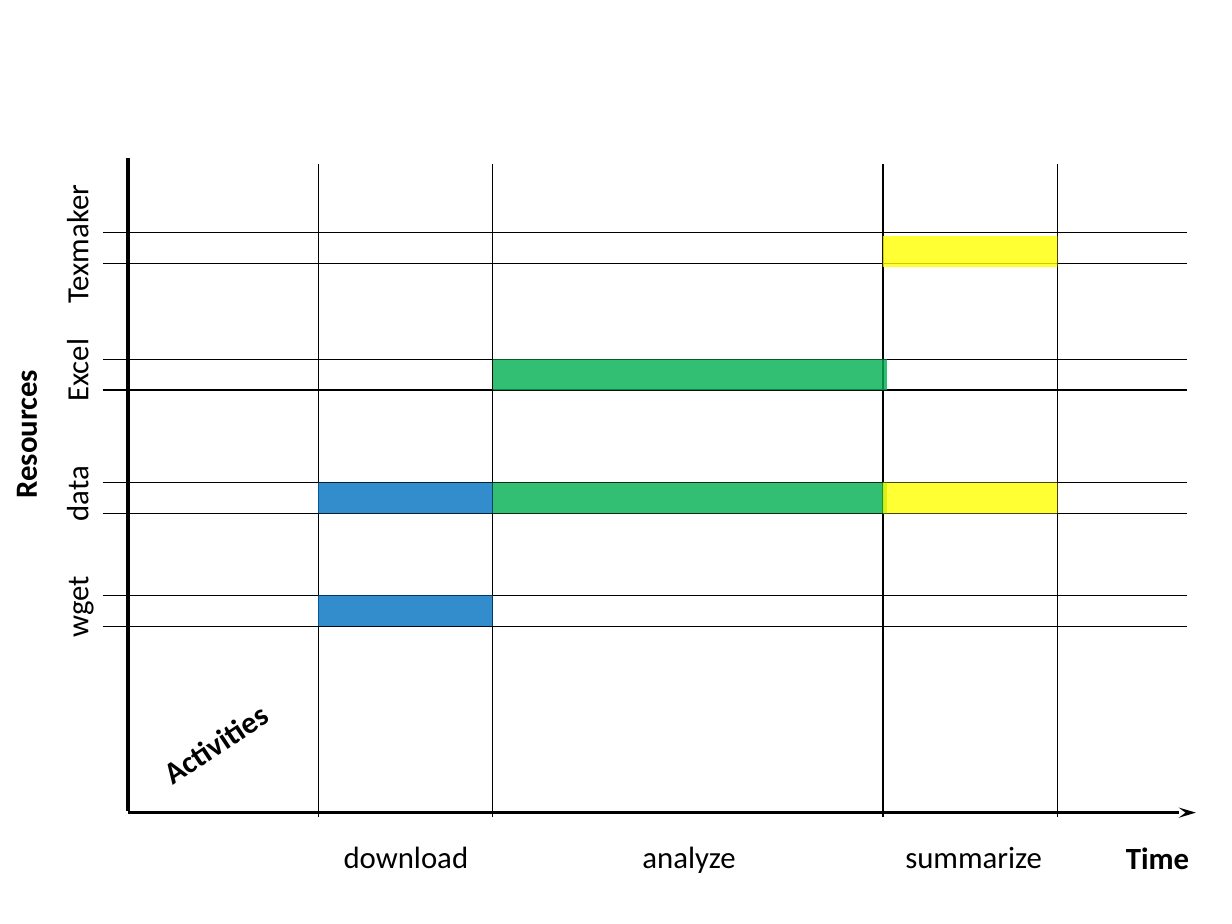
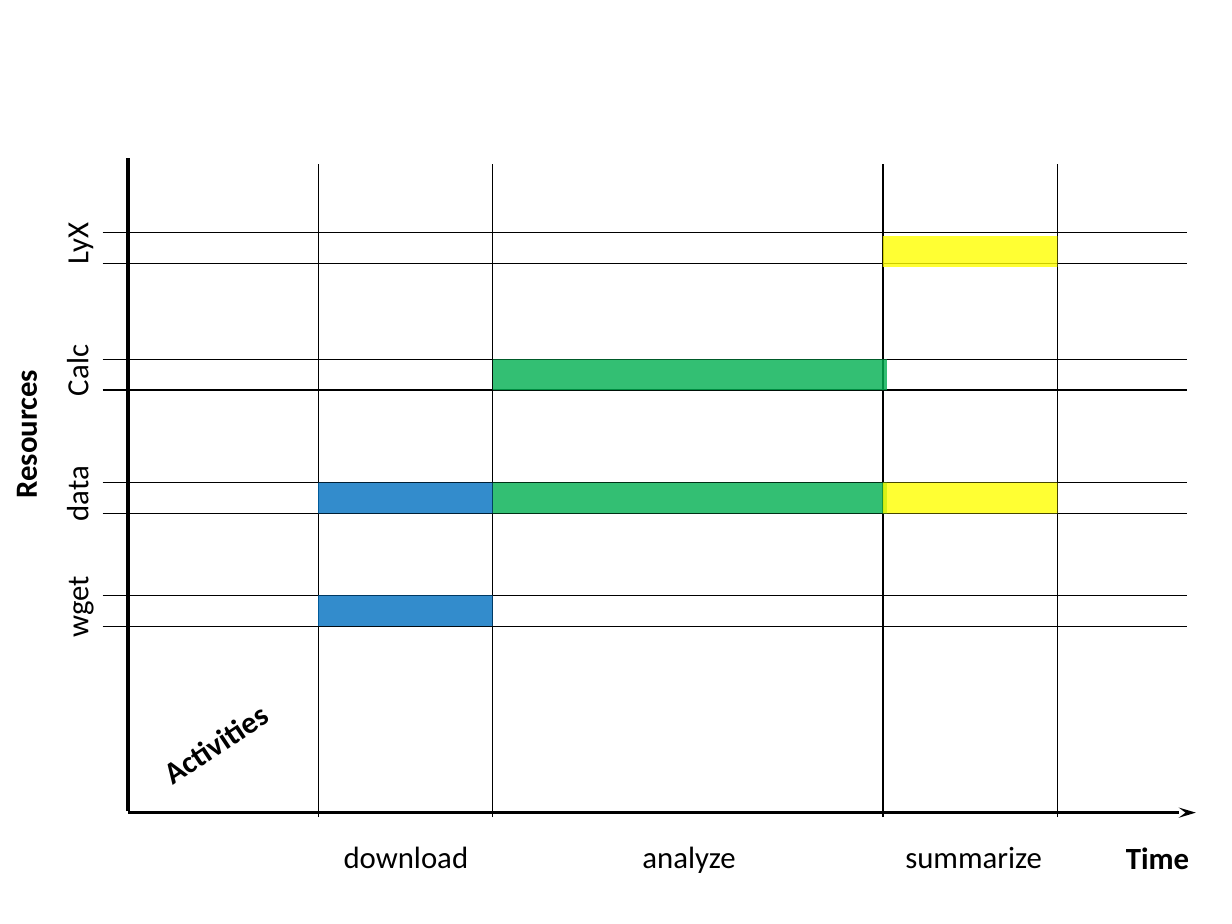
Before and after one commit to fulinyun/thesis, a slide deck: slide 1 of prov-pieces.pptx. Drawn at 1232x924 pixels with LibreOffice and Linux fonts; fonts in the diff are those of the drawing. Boxes give left, top, right and bottom in pixels: in the first picture for what was removed or moved away, otherwise in the second. Text is boxed around its words. In the diff, an @@ line names an element or a change of style, - is before the commit and + after.

```diff
--- a/prov-pieces.pptx
+++ b/prov-pieces.pptx
@@ text at box(59, 227, 97, 262): text changed @@
-Texmaker
+LyX
@@ text at box(59, 350, 97, 395): text changed @@
-Excel
+Calc
```
Also in this commit, not shown: 1 other file.
